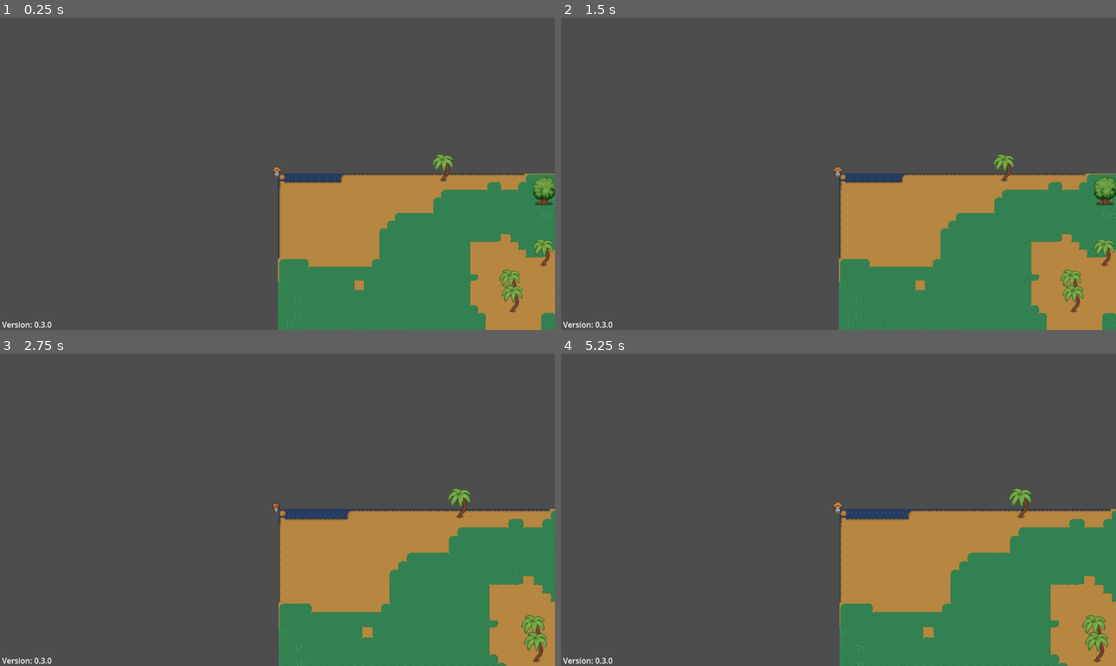
Above: before the commit, frames 1-4 (two rows, left to right).
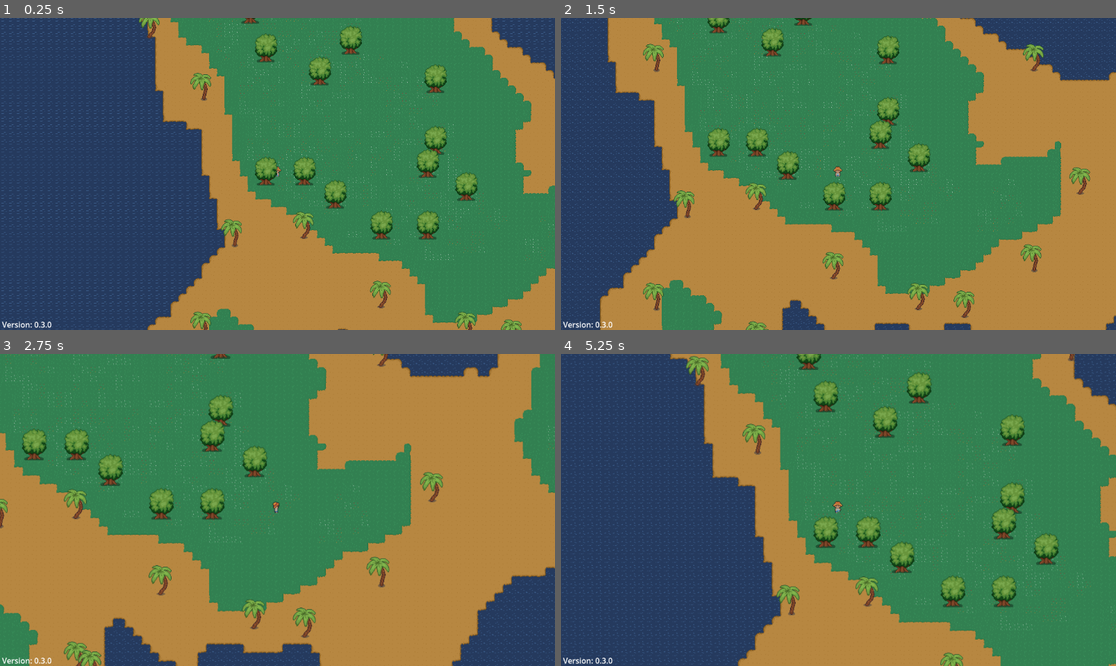
Above: after the commit, the same moments.

Repository: twiederk/PirateGame
Game: Godot game, scene res://world/proc_gen_world.tscn
Two runs of this game, one before a commit and one after it. Both use one fixed random seed, a clock stepped at 60 frames per second and the inputs below.
Inputs (mouse positions are in pixels of both pictures, inside the frame that each line leads up to):
- Up to frame 1 (0.25 s): no input
- Up to frame 2 (1.5 s): tap Enter at 0.5 s; move the mouse to (960, 158) at 0.52 s; hold D (right) 0.53-1.28 s; tap Mouse wheel up (zoom_in) at 0.6 s; move the mouse to (727, 189) at 1.27 s; hold S (down) from 1.28 s (still down); tap Mouse wheel down (zoom_out) at 1.35 s
- Up to frame 3 (2.75 s): tap Space at 2 s; move the mouse to (333, 441) at 2.02 s; release S (down) at 2.03 s; hold D (right) from 2.03 s (still down); tap Mouse wheel up (zoom_in) at 2.1 s
- Up to frame 4 (5.25 s): move the mouse to (810, 572) at 2.77 s; release D (right) at 2.78 s; hold W (up) 2.78-3.53 s; tap Mouse wheel down (zoom_out) at 2.85, 4.35 s; move the mouse to (1005, 556) at 3.52 s; hold A (left) 3.53-5.03 s; tap Mouse wheel up (zoom_in) at 3.6, 5.1 s; move the mouse to (672, 463) at 4.27 s; move the mouse to (866, 510) at 5.02 s; hold S (down) from 5.03 s (still down)

The runs differ from the first frame. In frame 1, 91% of the frame differs, in the area x 0-100%, y 0-100%; in frame 2, 92%; in frame 3, 95%; in frame 4, 91%.

Commit message:
Completed border and limits

Diff:
--- a/godot4/world/proc_gen_world.gd
+++ b/godot4/world/proc_gen_world.gd
@@ -6,8 +6,6 @@
 @export var tree_noise_texture : NoiseTexture2D
 @export var seed_value: int = 0
 
-
-const TILE_SIZE: int = 16
 
 var width : int = 300
 var height : int =  300
@@ -42,14 +40,13 @@
 	if not OS.has_feature("editor"):
 		get_window().mode = Window.MODE_EXCLUSIVE_FULLSCREEN
 
-	@warning_ignore("integer_division")
-	player.global_position = Vector2(width / 2, height / 2) * TILE_SIZE
-
 	noise = noise_texture.noise
 	tree_noise = tree_noise_texture.noise
+	_generate_world()
+	_setup_limits_and_borders()
 
-	#_setup_limits_and_borders()
-	_generate_world()
+	@warning_ignore("integer_division")
+	player.global_position = Vector2i(width / 2, height / 2) * water_layer.tile_set.tile_size
 
 
 func _setup_limits_and_borders() -> void:
@@ -59,6 +56,7 @@
 	var south_limit = (tile_map_used_rect.position.y + tile_map_used_rect.size.y) * tile_size.y
 	var west_limit = tile_map_used_rect.position.x * tile_size.x
 	var east_limit = (tile_map_used_rect.position.x + tile_map_used_rect.size.x) * tile_size.x
+
 
 	map_borders.set_borders(north_limit, south_limit, west_limit, east_limit)
 	_camera_limits(north_limit, south_limit, west_limit, east_limit)
